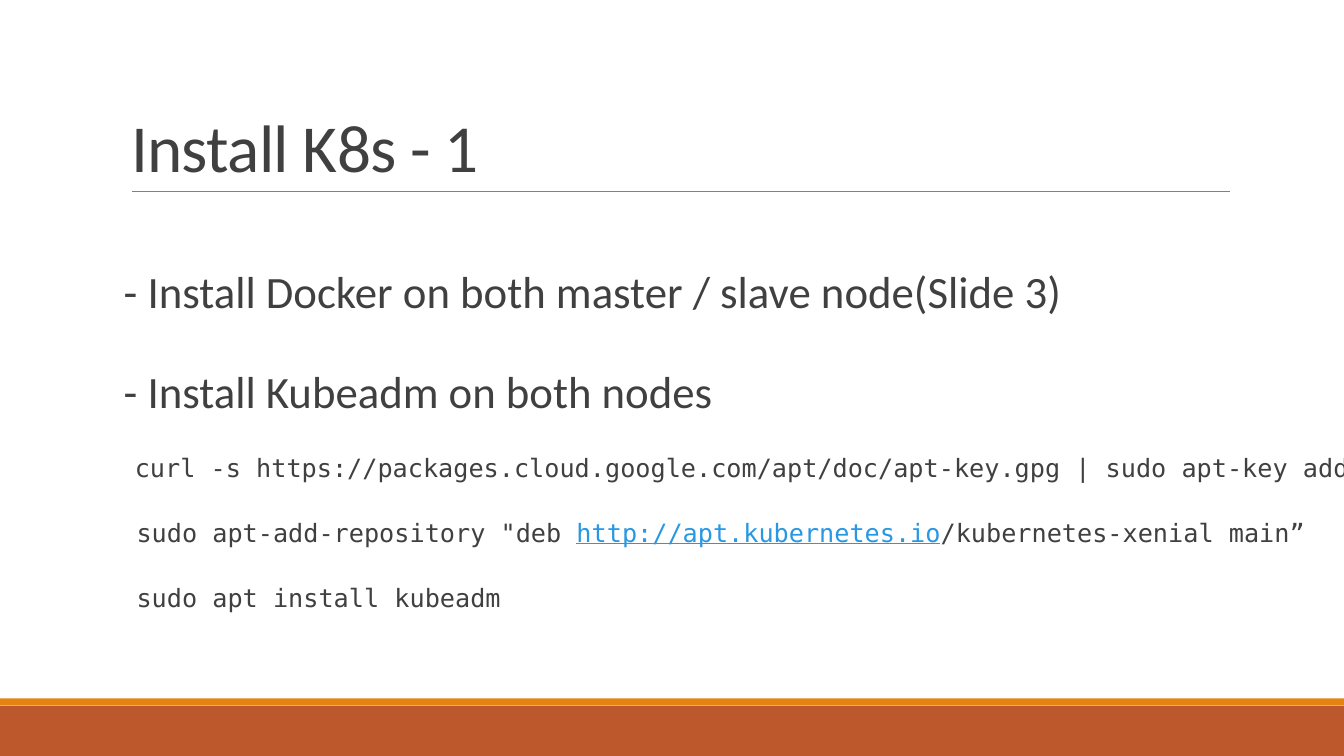
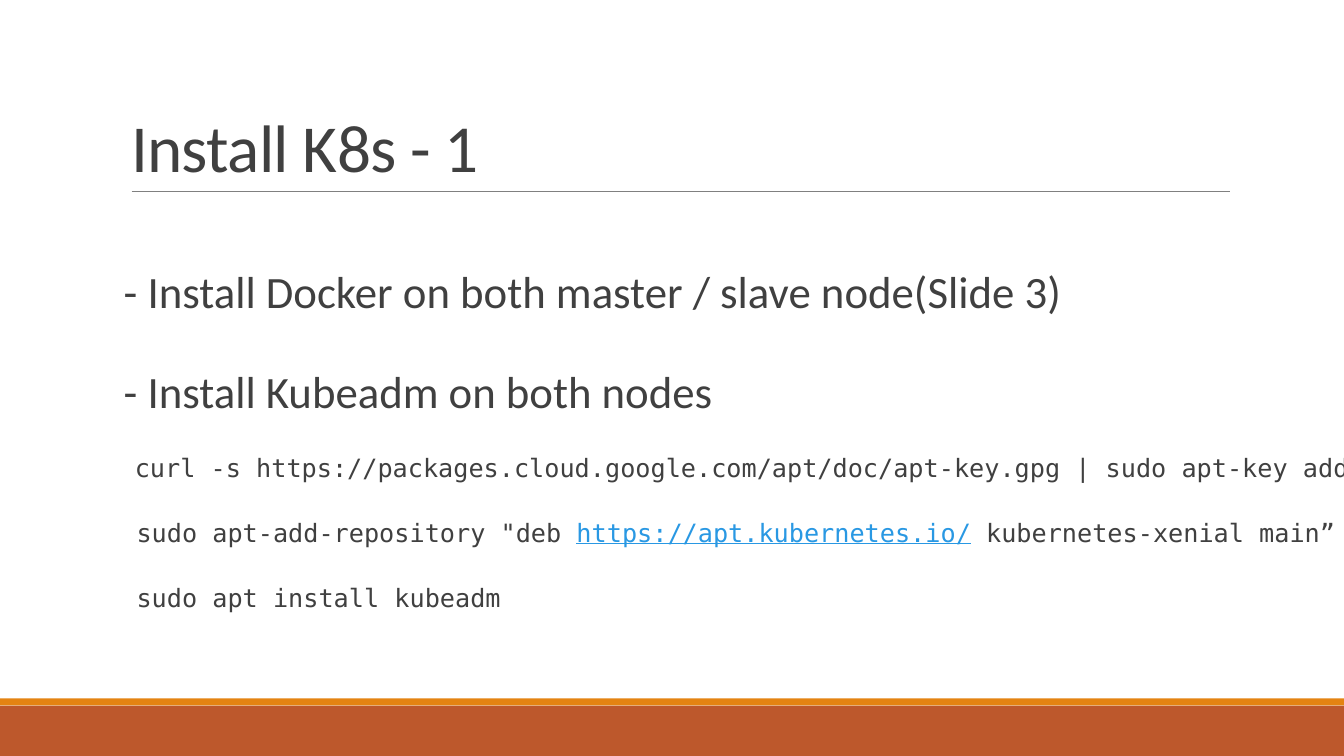
Before and after one commit to Beomsu-Seo/graduation-thesis, a slide deck: slide 8 of docs/Building Kubernetes From Source.pptx. Drawn at 1344x756 pixels with LibreOffice and Linux fonts; fonts in the diff are those of the drawing. Boxes give left, top, right and bottom in pixels: in the first picture for what was removed or moved away, otherwise in the second. Text is boxed around its words. In the diff, an @@ line names an element or a change of style, - is before the commit and + after.

Commit message:
[Fix] Sudo for commands

```diff
--- a/docs/Building Kubernetes From Source.pptx
+++ b/docs/Building Kubernetes From Source.pptx
@@ text at <box>137,522,1335,548</box>: text changed @@
-  sudo apt-add-repository "deb http://apt.kubernetes.io/kubernetes-xenial main”
+  sudo apt-add-repository "deb https://apt.kubernetes.io/ kubernetes-xenial main”
```
Also in this commit, not shown: 1 other slide changed, 1 other file.
